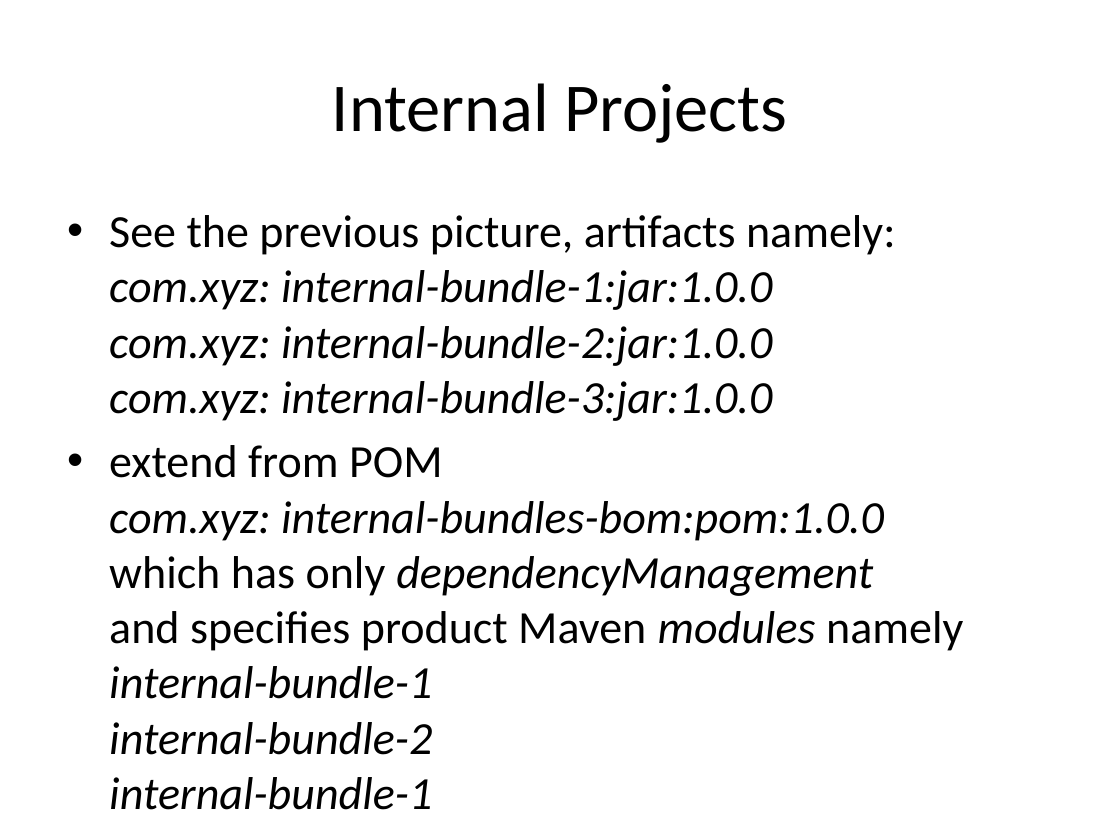
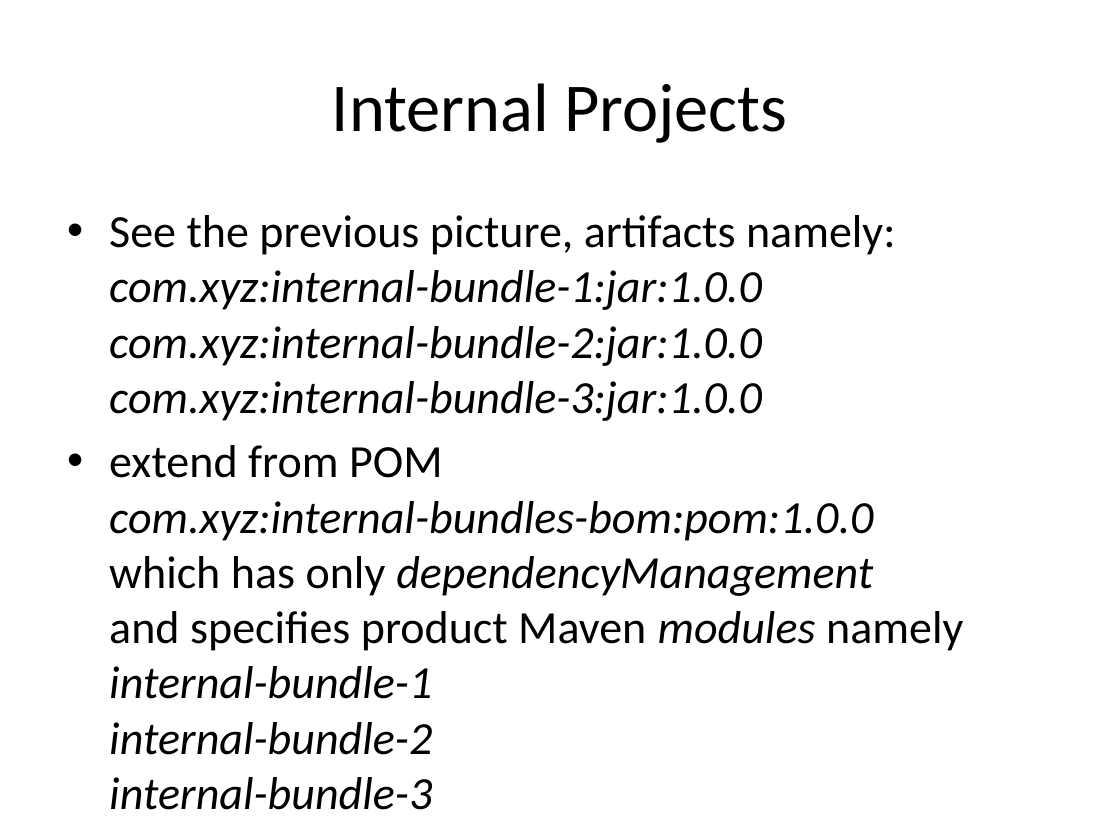
Before and after one commit to jonasalfthan/maven, a slide deck: slide 8 of architecture/modularity/modularity.pptx. Drawn at 1120x840 pixels with LibreOffice and Linux fonts; fonts in the diff are those of the drawing. Boxes give left, top, right and bottom in pixels: in the first picture for what was removed or moved away, otherwise in the second. Text is boxed around its words. In the diff, an @@ line names an element or a change of style, - is before the commit and + after.

```diff
--- a/architecture/modularity/modularity.pptx
+++ b/architecture/modularity/modularity.pptx
@@ text at bbox=[109, 215, 963, 810]: text changed @@
-• See the previous picture, artifacts namely:
-  com.xyz: internal-bundle-1:jar:1.0.0
-  com.xyz: internal-bundle-2:jar:1.0.0
-  com.xyz: internal-bundle-3:jar:1.0.0
-• extend from POM
-  com.xyz: internal-bundles-bom:pom:1.0.0
-  which has only dependencyManagement
-  and specifies product Maven modules namely
-  internal-bundle-1
-  internal-bundle-2
-  internal-bundle-1
+• See the previous picture, artifacts namely:
+  com.xyz:internal-bundle-1:jar:1.0.0
+  com.xyz:internal-bundle-2:jar:1.0.0
+  com.xyz:internal-bundle-3:jar:1.0.0
+• extend from POM
+  com.xyz:internal-bundles-bom:pom:1.0.0
+  which has only dependencyManagement
+  and specifies product Maven modules namely
+  internal-bundle-1
+  internal-bundle-2
+  internal-bundle-3
```
Also in this commit, not shown: 2 other slides changed, 6 slides added, 19 other files.
